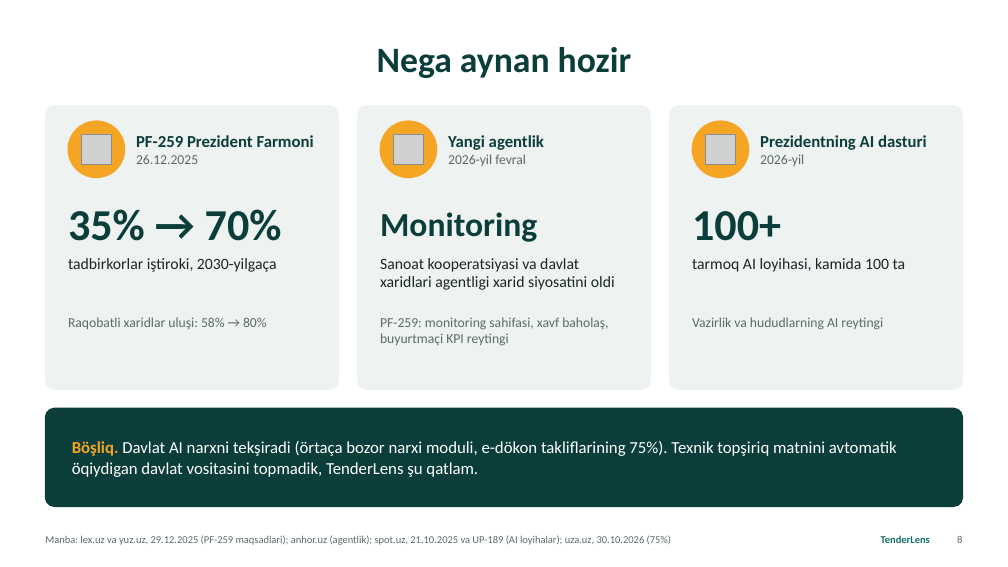
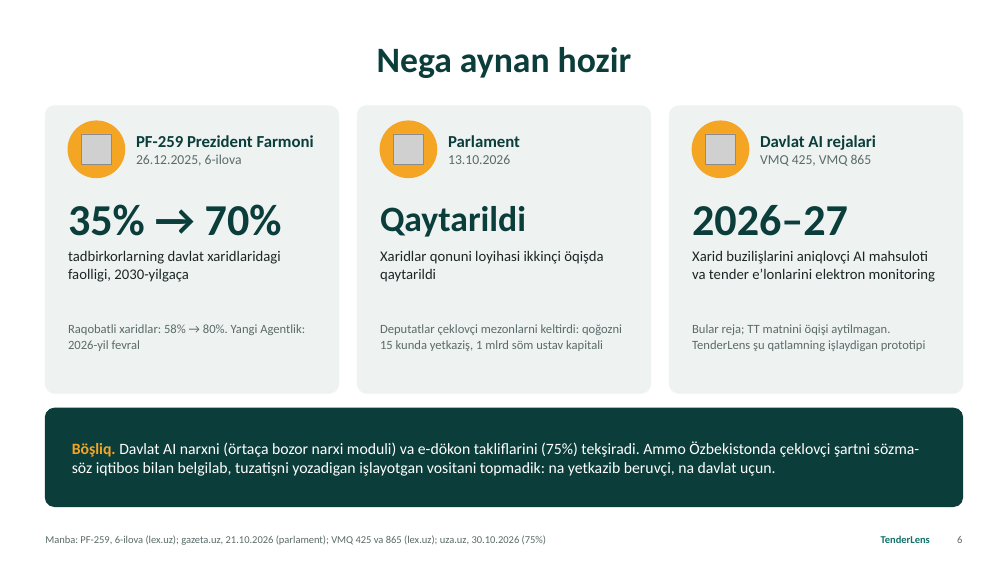
Before and after one commit to kamol1dn/tenderlens, a slide deck: slide 6 of tenderlens/deck/TenderLens_yangi_alifbo.pptx (slide 8 before the commit). Drawn at 1008x567 pixels with LibreOffice and Linux fonts; fonts in the diff are those of the drawing; grey boxes stand for pictures. Boxes give left, top, right and bottom in pixels: in the first picture for what was removed or moved away, otherwise in the second. Text is boxed around its words. In the diff, an @@ line names an element or a change of style, - is before the commit and + after.

```diff
--- a/tenderlens/deck/TenderLens_yangi_alifbo.pptx
+++ b/tenderlens/deck/TenderLens_yangi_alifbo.pptx
@@ rounded rectangle: place and size @@
-rounded rectangle at (45,106,339,389)
+rounded rectangle at (45,106,339,393)
@@ rounded rectangle: place and size @@
-rounded rectangle at (358,106,651,389)
+rounded rectangle at (358,106,651,393)
@@ rounded rectangle: place and size @@
-rounded rectangle at (670,106,963,389)
+rounded rectangle at (670,106,963,393)
@@ text at (448,135,520,164): text changed @@
-Yangi agentlik
-2026-yil fevral
+Parlament
+13.10.2026
@@ text at (760,135,876,166): text changed @@
-Prezidentning AI dasturi
-2026-yil
+Davlat AI rejalari
+VMQ 425, VMQ 865
@@ text at (136,154,242,166): text changed @@
-26.12.2025
+26.12.2025, 6-ilova
@@ text "35% → 70%": place and size @@
-text "35% → 70%" at (68,209,282,241)
+text "35% → 70%" at (68,204,282,236)
@@ text at (380,206,526,237): text changed; size 32 to 34 pt @@
-Monitoring
+Qaytarildi
@@ text at (692,205,848,236): text changed @@
-100+
+2026–27
@@ text at (68,250,280,282): text changed; size 15 to 14 pt @@
-tadbirkorlar iştiroki, 2030-yilgaça
+tadbirkorlarning davlat xaridlaridagi faolligi, 2030-yilgaça
@@ text at (380,250,603,282): text changed; size 15 to 14 pt @@
-Sanoat kooperatsiyasi va davlat xaridlari agentligi xarid siyosatini oldi
+Xaridlar qonuni loyihasi ikkinçi öqişda qaytarildi
@@ text at (692,250,935,282): text changed; size 15 to 14 pt @@
-tarmoq AI loyihasi, kamida 100 ta
+Xarid buzilişlarini aniqlovçi AI mahsuloti va tender eʼlonlarini elektron monitoring
@@ text at (68,324,305,351): text changed; size 13 to 12 pt @@
-Raqobatli xaridlar uluşi: 58% → 80%
+Raqobatli xaridlar: 58% → 80%. Yangi Agentlik: 2026-yil fevral
@@ text at (380,324,622,351): text changed; size 13 to 12 pt @@
-PF-259: monitoring sahifasi, xavf baholaş, buyurtmaçi KPI reytingi
+Deputatlar çeklovçi mezonlarni keltirdi: qoğozni 15 kunda yetkaziş, 1 mlrd söm ustav kapitali
@@ text at (692,324,926,351): text changed; size 13 to 12 pt @@
-Vazirlik va hududlarning AI reytingi
+Bular reja; TT matnini öqişi aytilmagan. TenderLens şu qatlamning işlaydigan prototipi
@@ text at (72,441,919,476): text changed; size 16 to 15 pt @@
-Böşliq. Davlat AI narxni tekşiradi (örtaça bozor narxi moduli, e-dökon takliflarining 75%). Texnik topşiriq matnini avtomatik öqiydigan davlat vositasini topmadik, TenderLens şu qatlam.
+Böşliq. Davlat AI narxni (örtaça bozor narxi moduli) va e-dökon takliflarini (75%) tekşiradi. Ammo Özbekistonda çeklovçi şartni sözma-söz iqtibos bilan belgilab, tuzatişni yozadigan işlayotgan vositani topmadik: na yetkazib beruvçi, na davlat uçun.
@@ text at (45,535,546,545): text changed @@
-Manba: lex.uz va yuz.uz, 29.12.2025 (PF-259 maqsadlari); anhor.uz (agentlik); spot.uz, 21.10.2025 va UP-189 (AI loyihalar); uza.uz, 30.10.2026 (75%)
+Manba: PF-259, 6-ilova (lex.uz); gazeta.uz, 21.10.2026 (parlament); VMQ 425 va 865 (lex.uz); uza.uz, 30.10.2026 (75%)
```
Also in this commit, not shown: 6 other slides changed, 6 slides added, 5 slides removed, 7 other files.
